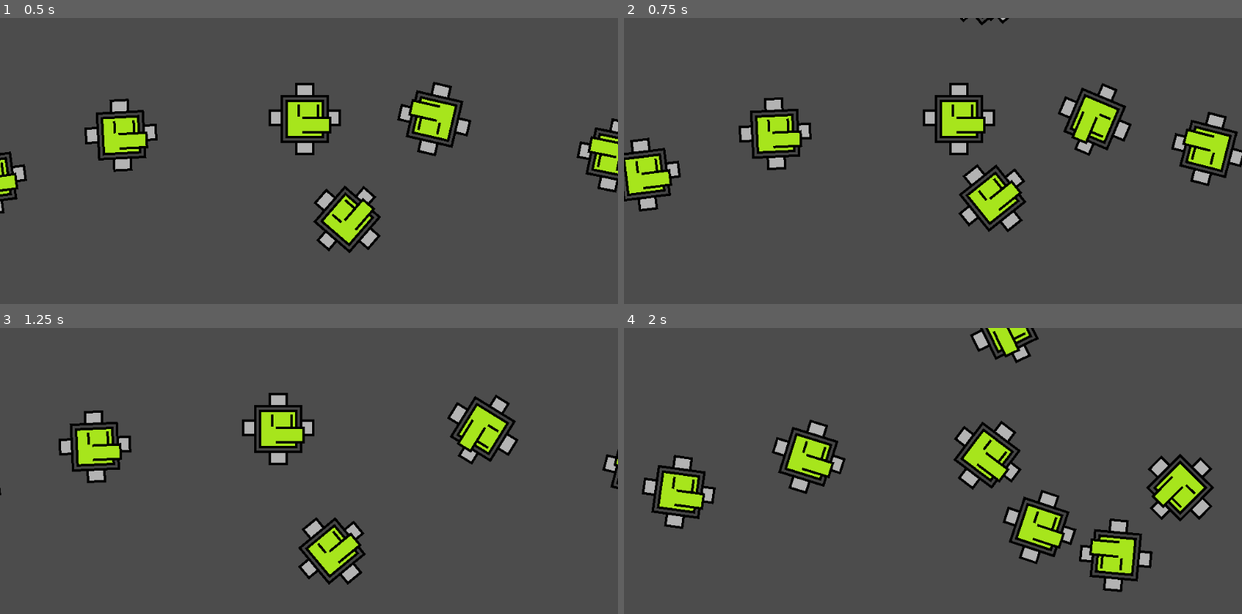
Above: before the commit, frames 1-4 (two rows, left to right).
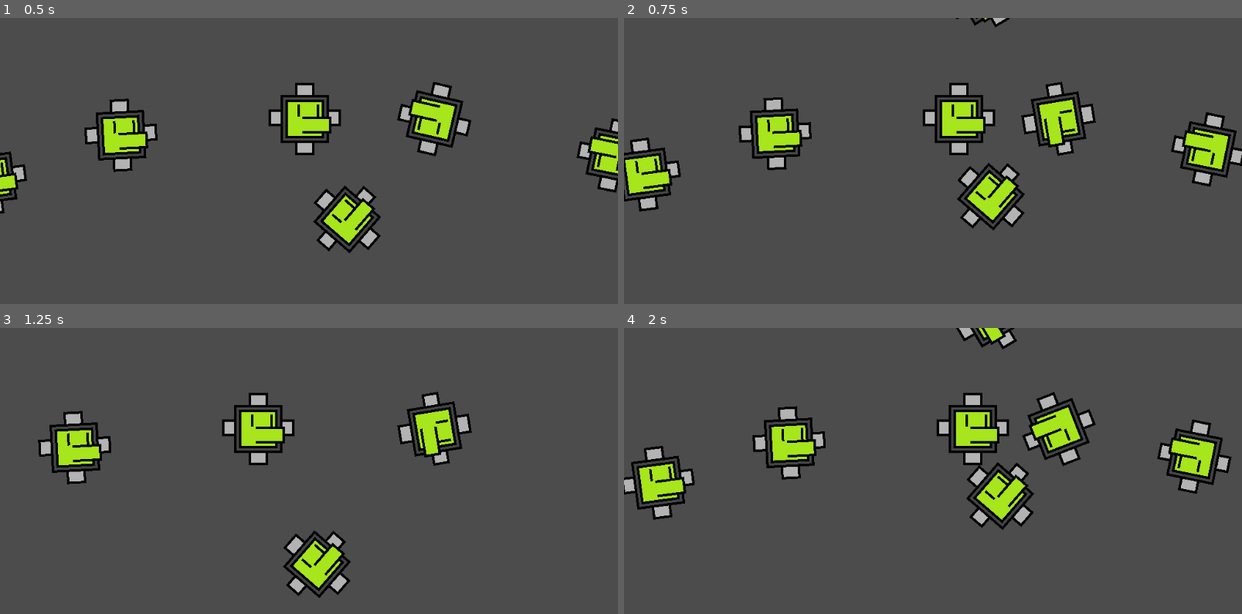
Above: after the commit, the same moments.

Repository: TristanLe07/SoftwareDevelopmentTask4
Game: Godot game, scene res://Levels/Level1.tscn
Same seed, same stepped clock (60 frames per second), same inputs: the game is played once before the commit and once after it. The project has no main scene, so this scene is started directly.
Inputs (mouse positions are in pixels of both pictures, inside the frame that each line leads up to):
- Up to frame 1 (0.5 s): no input
- Up to frame 2 (0.75 s): move the mouse to (1068, 181) at 0.52 s; hold D (right, bound only before the commit) from 0.53 s (still down); click (1068, 181) at 0.6 s
- Up to frame 3 (1.25 s): keep holding D (right, bound only before the commit)
- Up to frame 4 (2 s): move the mouse to (809, 525) at 1.27 s; release D (right, bound only before the commit) at 1.28 s; hold S (backward, bound only before the commit) from 1.28 s (still down); click (809, 525) at 1.35 s

Frame 1 is identical in both runs. In frame 2, 4.8% of the frame differs, in the area x 0-100%, y 0-75%; in frame 3, 9.3%; in frame 4, 16%, in the area x 0-99%, y 0-93%.

Commit message:
Menu Complete

Diff:
--- /dev/null
+++ b/New Game Project/Code/Main Menu.gd
@@ -0,0 +1,15 @@
+extends Control
+
+func _ready():
+	$Sprite.play("Glitch")
+
+	pass
+
+func _on_Sprite_animation_finished():
+	$Sprite.play("Glitch")
+	pass
+
+
+func _on_PlayButton_pressed():
+	get_tree().change_scene("res://Levels/Level1.tscn")
+	pass
--- /dev/null
+++ b/New Game Project/Code/Main Menu.tscn
@@ -0,0 +1,35 @@
+[gd_scene load_steps=5 format=2]
+
+[ext_resource path="res://Glitched.jpg" type="Texture" id=1]
+[ext_resource path="res://Blue Background.png" type="Texture" id=2]
+[ext_resource path="res://Main Menu.gd" type="Script" id=3]
+
+[sub_resource type="SpriteFrames" id=2]
+animations = [ {
+"frames": [ ExtResource( 2 ), ExtResource( 2 ), ExtResource( 2 ), ExtResource( 2 ), ExtResource( 1 ), ExtResource( 1 ), ExtResource( 1 ), ExtResource( 2 ), ExtResource( 2 ), ExtResource( 2 ), ExtResource( 2 ), ExtResource( 2 ) ],
+"loop": true,
+"name": "Glitch",
+"speed": 5.0
+} ]
+
+[node name="Main Menu" type="Control"]
+anchor_right = 1.0
+anchor_bottom = 1.0
+script = ExtResource( 3 )
+__meta__ = {
+"_edit_use_anchors_": false
+}
+
+[node name="Label" type="Label" parent="."]
+margin_right = 1024.0
+margin_bottom = 600.0
+__meta__ = {
+"_edit_use_anchors_": false
+}
+
+[node name="Sprite" type="AnimatedSprite" parent="."]
+position = Vector2( 505.51, 297.072 )
+scale = Vector2( 1.02893, 1.03002 )
+frames = SubResource( 2 )
+animation = "Glitch"
+[connection signal="animation_finished" from="Sprite" to="." method="_on_Sprite_animation_finished"]
--- /dev/null
+++ b/New Game Project/Levels/Control.tscn
@@ -0,0 +1,5 @@
+[gd_scene format=2]
+
+[node name="Control" type="Control"]
+anchor_right = 1.0
+anchor_bottom = 1.0
--- a/New Game Project/Levels/Level1.tscn
+++ b/New Game Project/Levels/Level1.tscn
@@ -3,7 +3,7 @@
 [ext_resource path="res://Player/Player.tscn" type="PackedScene" id=1]
 [ext_resource path="res://Player/Zombie.tscn" type="PackedScene" id=2]
 
-[node name="Node2D" type="Node2D"]
+[node name="Level1" type="Node2D"]
 
 [node name="Zombie" parent="." instance=ExtResource( 2 )]
 position = Vector2( -216, -136 )
--- /dev/null
+++ b/New Game Project/Levels/Main Menu.gd
@@ -0,0 +1,10 @@
+extends Control
+
+func _ready():
+	$Sprite.play("Glitch")
+
+	pass
+
+func _on_Sprite_animation_finished():
+	$Sprite.play("Glitch")
+	pass
--- /dev/null
+++ b/New Game Project/Levels/Main Menu.tscn
@@ -0,0 +1,99 @@
+[gd_scene load_steps=12 format=2]
+
+[ext_resource path="res://Fonts/8-bit-operator/8bitOperatorPlus8-Bold.ttf" type="DynamicFontData" id=1]
+[ext_resource path="res://assets/Buttons/ButtonPressed.tres" type="StyleBox" id=2]
+[ext_resource path="res://assets/Buttons/ButtonNormal.tres" type="StyleBox" id=3]
+[ext_resource path="res://assets/Buttons/ButtonHover.tres" type="StyleBox" id=4]
+[ext_resource path="res://Code/Main Menu.gd" type="Script" id=5]
+[ext_resource path="res://Fonts/8-bit-operator/8bitOperatorPlusSC-Bold.ttf" type="DynamicFontData" id=7]
+[ext_resource path="res://Random Images/Blue Background.png" type="Texture" id=8]
+[ext_resource path="res://Random Images/Glitched.jpg" type="Texture" id=9]
+
+[sub_resource type="SpriteFrames" id=2]
+animations = [ {
+"frames": [ ExtResource( 8 ), ExtResource( 8 ), ExtResource( 8 ), ExtResource( 8 ), ExtResource( 8 ), ExtResource( 8 ), ExtResource( 8 ), ExtResource( 9 ), ExtResource( 9 ), ExtResource( 9 ), ExtResource( 9 ), ExtResource( 8 ), ExtResource( 8 ), ExtResource( 9 ), ExtResource( 8 ) ],
+"loop": true,
+"name": "Glitch",
+"speed": 5.0
+} ]
+
+[sub_resource type="DynamicFont" id=3]
+size = 50
+outline_size = 3
+outline_color = Color( 0, 0, 0, 1 )
+font_data = ExtResource( 7 )
+
+[sub_resource type="DynamicFont" id=4]
+size = 100
+outline_size = 5
+outline_color = Color( 0, 0, 0, 1 )
+font_data = ExtResource( 1 )
+
+[node name="Main Menu" type="Control"]
+anchor_right = 1.0
+anchor_bottom = 1.0
+script = ExtResource( 5 )
+__meta__ = {
+"_edit_use_anchors_": false
+}
+
+[node name="Sprite" type="AnimatedSprite" parent="."]
+position = Vector2( 504, 296 )
+scale = Vector2( 1.02893, 1.03002 )
+frames = SubResource( 2 )
+animation = "Glitch"
+
+[node name="PlayButton" type="Button" parent="."]
+margin_left = 392.0
+margin_top = 168.0
+margin_right = 639.0
+margin_bottom = 267.0
+custom_styles/hover = ExtResource( 4 )
+custom_styles/pressed = ExtResource( 2 )
+custom_styles/normal = ExtResource( 3 )
+custom_fonts/font = SubResource( 3 )
+text = "PLAY"
+__meta__ = {
+"_edit_use_anchors_": false
+}
+
+[node name="ControlsButton" type="Button" parent="."]
+margin_left = 368.0
+margin_top = 304.0
+margin_right = 656.0
+margin_bottom = 403.0
+custom_styles/hover = ExtResource( 4 )
+custom_styles/pressed = ExtResource( 2 )
+custom_styles/normal = ExtResource( 3 )
+custom_fonts/font = SubResource( 3 )
+text = "Controls"
+__meta__ = {
+"_edit_use_anchors_": false
+}
+
+[node name="CreditsButton" type="Button" parent="."]
+margin_left = 368.0
+margin_top = 448.0
+margin_right = 656.0
+margin_bottom = 547.0
+custom_styles/hover = ExtResource( 4 )
+custom_styles/pressed = ExtResource( 2 )
+custom_styles/normal = ExtResource( 3 )
+custom_fonts/font = SubResource( 3 )
+text = "Credits"
+__meta__ = {
+"_edit_use_anchors_": false
+}
+
+[node name="Label" type="Label" parent="."]
+margin_left = 184.0
+margin_top = 40.0
+margin_right = 892.0
+margin_bottom = 110.0
+custom_fonts/font = SubResource( 4 )
+text = "DrComputer"
+__meta__ = {
+"_edit_use_anchors_": false
+}
+[connection signal="animation_finished" from="Sprite" to="." method="_on_Sprite_animation_finished"]
+[connection signal="pressed" from="PlayButton" to="." method="_on_PlayButton_pressed"]
--- /dev/null
+++ b/New Game Project/Main Menu.gd
@@ -0,0 +1,10 @@
+extends Control
+
+func _ready():
+	$Sprite.play("Glitch")
+
+	pass
+
+func _on_Sprite_animation_finished():
+	$Sprite.play("Glitch")
+	pass
--- a/New Game Project/assets/Buttons/ButtonHover.tres
+++ b/New Game Project/assets/Buttons/ButtonHover.tres
@@ -1,15 +1,15 @@
 [gd_resource type="StyleBoxFlat" format=2]
 
 [resource]
-bg_color = Color( 0.482353, 0.482353, 0.482353, 1 )
+bg_color = Color( 0.00392157, 0.529412, 1, 1 )
 border_width_left = 4
 border_width_top = 4
 border_width_right = 4
 border_width_bottom = 4
 border_color = Color( 0, 0, 0, 1 )
-corner_radius_top_left = 4
-corner_radius_top_right = 4
-corner_radius_bottom_right = 4
-corner_radius_bottom_left = 4
-corner_detail = 1
+corner_radius_top_left = 10
+corner_radius_top_right = 10
+corner_radius_bottom_right = 10
+corner_radius_bottom_left = 10
+corner_detail = 10
 anti_aliasing = false
--- a/New Game Project/assets/Buttons/ButtonNormal.tres
+++ b/New Game Project/assets/Buttons/ButtonNormal.tres
@@ -1,14 +1,15 @@
 [gd_resource type="StyleBoxFlat" format=2]
 
 [resource]
+bg_color = Color( 0.00392157, 0.415686, 1, 1 )
 border_width_left = 4
 border_width_top = 4
 border_width_right = 4
 border_width_bottom = 4
 border_color = Color( 0, 0, 0, 1 )
-corner_radius_top_left = 4
-corner_radius_top_right = 4
-corner_radius_bottom_right = 4
-corner_radius_bottom_left = 4
-corner_detail = 1
+corner_radius_top_left = 10
+corner_radius_top_right = 10
+corner_radius_bottom_right = 10
+corner_radius_bottom_left = 10
+corner_detail = 10
 anti_aliasing = false
--- a/New Game Project/assets/Buttons/ButtonPressed.tres
+++ b/New Game Project/assets/Buttons/ButtonPressed.tres
@@ -1,15 +1,15 @@
 [gd_resource type="StyleBoxFlat" format=2]
 
 [resource]
-bg_color = Color( 0.415686, 0.415686, 0.415686, 1 )
+bg_color = Color( 0.384314, 0.00392157, 1, 1 )
 border_width_left = 4
 border_width_top = 4
 border_width_right = 4
 border_width_bottom = 4
 border_color = Color( 0, 0, 0, 1 )
-corner_radius_top_left = 4
-corner_radius_top_right = 4
-corner_radius_bottom_right = 4
-corner_radius_bottom_left = 4
-corner_detail = 1
+corner_radius_top_left = 10
+corner_radius_top_right = 10
+corner_radius_bottom_right = 10
+corner_radius_bottom_left = 10
+corner_detail = 10
 anti_aliasing = false
--- a/New Game Project/project.godot
+++ b/New Game Project/project.godot
@@ -18,34 +18,6 @@
 config/name="New Game Project"
 config/icon="res://icon.png"
 
-[input]
-
-forward={
-"deadzone": 0.5,
-"events": [ Object(InputEventKey,"resource_local_to_scene":false,"resource_name":"","device":0,"alt":false,"shift":false,"control":false,"meta":false,"command":false,"pressed":false,"scancode":87,"unicode":0,"echo":false,"script":null)
- ]
-}
-backward={
-"deadzone": 0.5,
-"events": [ Object(InputEventKey,"resource_local_to_scene":false,"resource_name":"","device":0,"alt":false,"shift":false,"control":false,"meta":false,"command":false,"pressed":false,"scancode":83,"unicode":0,"echo":false,"script":null)
- ]
-}
-left={
-"deadzone": 0.5,
-"events": [ Object(InputEventKey,"resource_local_to_scene":false,"resource_name":"","device":0,"alt":false,"shift":false,"control":false,"meta":false,"command":false,"pressed":false,"scancode":65,"unicode":0,"echo":false,"script":null)
- ]
-}
-right={
-"deadzone": 0.5,
-"events": [ Object(InputEventKey,"resource_local_to_scene":false,"resource_name":"","device":0,"alt":false,"shift":false,"control":false,"meta":false,"command":false,"pressed":false,"scancode":68,"unicode":0,"echo":false,"script":null)
- ]
-}
-shoot={
-"deadzone": 0.5,
-"events": [ Object(InputEventMouseButton,"resource_local_to_scene":false,"resource_name":"","device":0,"alt":false,"shift":false,"control":false,"meta":false,"command":false,"button_mask":0,"position":Vector2( 0, 0 ),"global_position":Vector2( 0, 0 ),"factor":1.0,"button_index":1,"pressed":false,"doubleclick":false,"script":null)
- ]
-}
-
 [rendering]
 
 environment/default_environment="res://default_env.tres"
Binary file added: New Game Project/Fonts/8-bit-operator/8bitOperatorPlus-Bold.ttf
Binary file added: New Game Project/Fonts/8-bit-operator/8bitOperatorPlus-Regular.ttf
Binary file added: New Game Project/Fonts/8-bit-operator/8bitOperatorPlus8-Bold.ttf
Binary file added: New Game Project/Fonts/8-bit-operator/8bitOperatorPlus8-Regular.ttf
Binary file added: New Game Project/Fonts/8-bit-operator/8bitOperatorPlusSC-Bold.ttf
Binary file added: New Game Project/Fonts/8-bit-operator/8bitOperatorPlusSC-Regular.ttf
Not shown, added: New Game Project/Fonts/8-bit-operator/SIL Open Font License.txt
Binary file added: New Game Project/Random Images/Blue Background.png
Not shown, changed: New Game Project/Random Images/Blue Background.png.import
Renamed: New Game Project/MOSHED-2023-9-12-13-21-9.jpg -> New Game Project/Random Images/Glitched.jpg
Not shown, added: New Game Project/Random Images/Glitched.jpg.import
Renamed: New Game Project/icon.png -> New Game Project/Random Images/icon.png
(and 1 more such lines)
